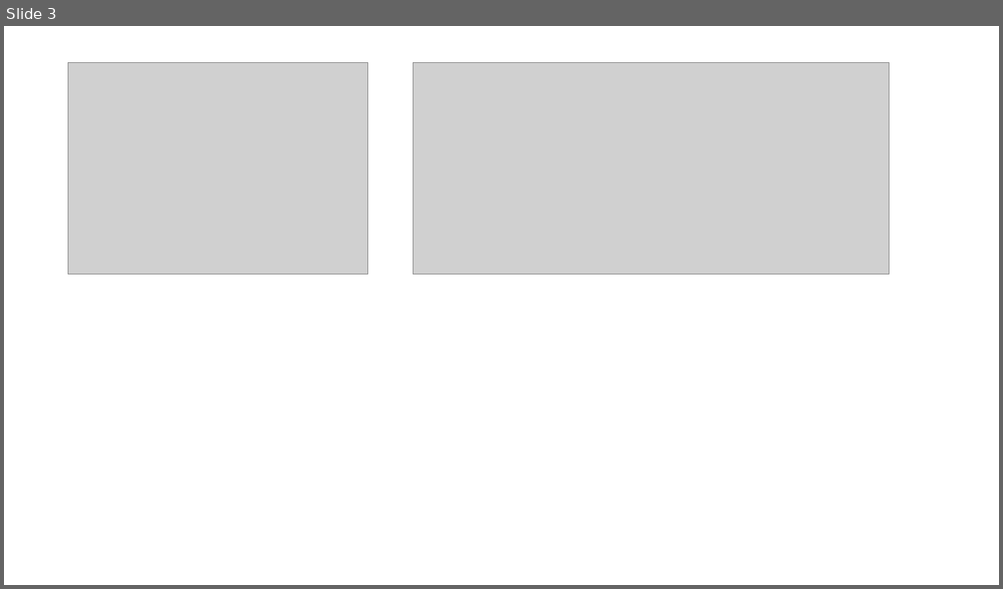
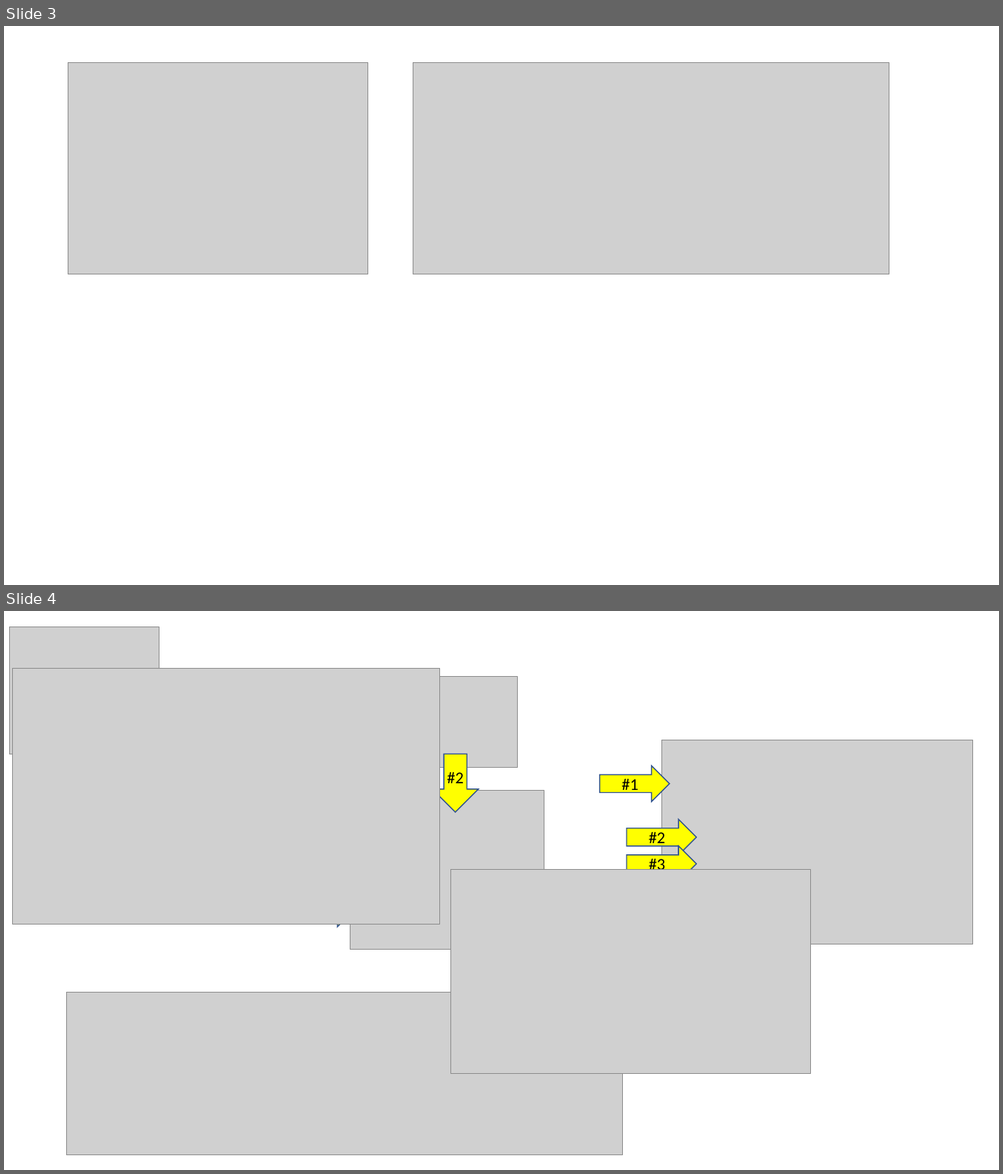
Before and after one commit to dynatrace-ace/dynatrace-jenkins-library, a slide deck: images/jenkins library readme images.pptx. Shown one above the other, each under a label of ours: slide 3 before the commit, slides 3 and 4 after it. The pictures are 1003x589 and 1003x1174 pixels, drawn with LibreOffice and Linux fonts; fonts in the diff are those of the drawing; grey boxes stand for pictures. Boxes give left, top, right and bottom in pixels: in the first picture for what was removed or moved away, otherwise in the second. Text is boxed around its words. In the diff, an @@ line names an element or a change of style, - is before the commit and + after.

```diff
--- a/images/jenkins library readme images.pptx
+++ b/images/jenkins library readme images.pptx
@@ slide 4 added at <box>4,611,999,1170</box>, background #FFFFFF @@
@@ picture added at <box>9,627,159,755</box> @@
@@ picture added at <box>13,669,440,924</box> @@
@@ picture added at <box>229,677,518,767</box> @@
@@ picture added at <box>661,740,973,945</box> @@
@@ right arrow added at <box>432,755,478,812</box>, fill #FFFF00, outline #325491 1 pt @@
@@ text added at <box>447,772,463,783</box>, 16 pt, text #000000 @@
+#2
@@ right arrow added at <box>600,766,669,802</box>, fill #FFFF00, outline #325491 1 pt, 16 pt, text #000000 @@
+#1
@@ picture added at <box>350,790,544,950</box> @@
@@ right arrow added at <box>626,819,696,855</box>, fill #FFFF00, outline #325491 1 pt, 16 pt, text #000000 @@
+#2
@@ right arrow added at <box>626,846,696,882</box>, fill #FFFF00, outline #325491 1 pt, 16 pt, text #000000 @@
+#3
@@ picture added at <box>450,870,811,1074</box> @@
@@ right arrow added at <box>285,891,355,927</box>, fill #FFFF00, outline #325491 1 pt @@
@@ picture added at <box>67,992,623,1156</box> @@
```
Also in this commit, not shown: 1 other slide added, 1 slide removed, 6 other files.
